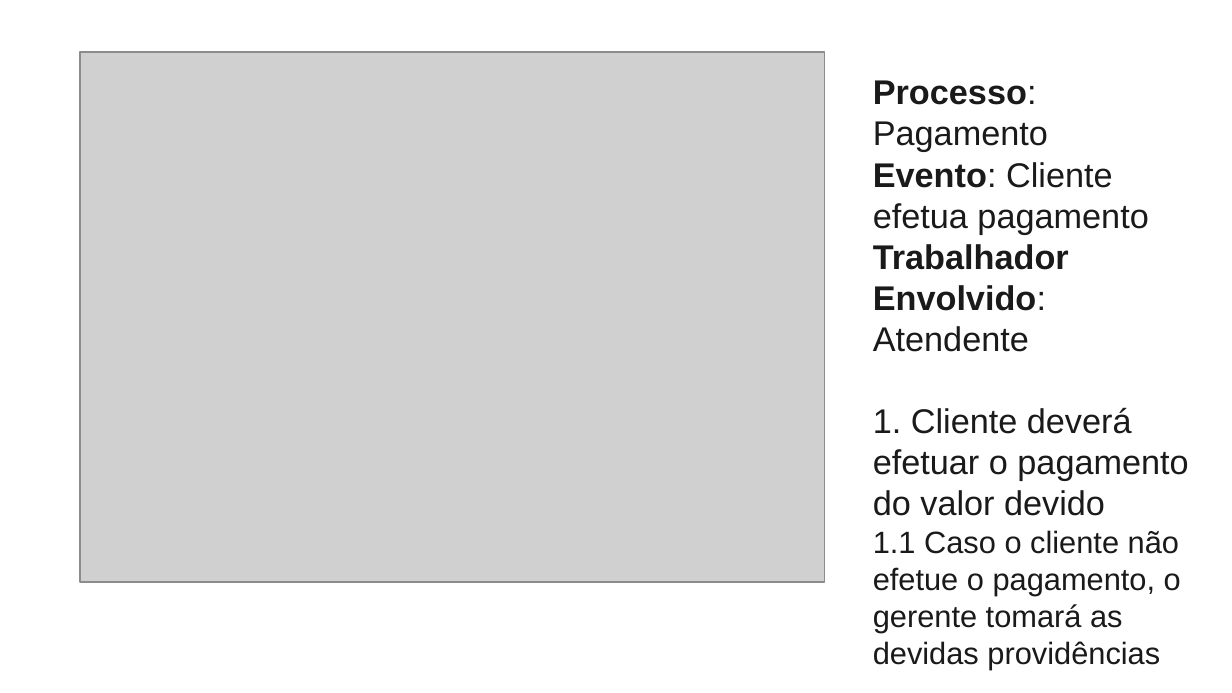
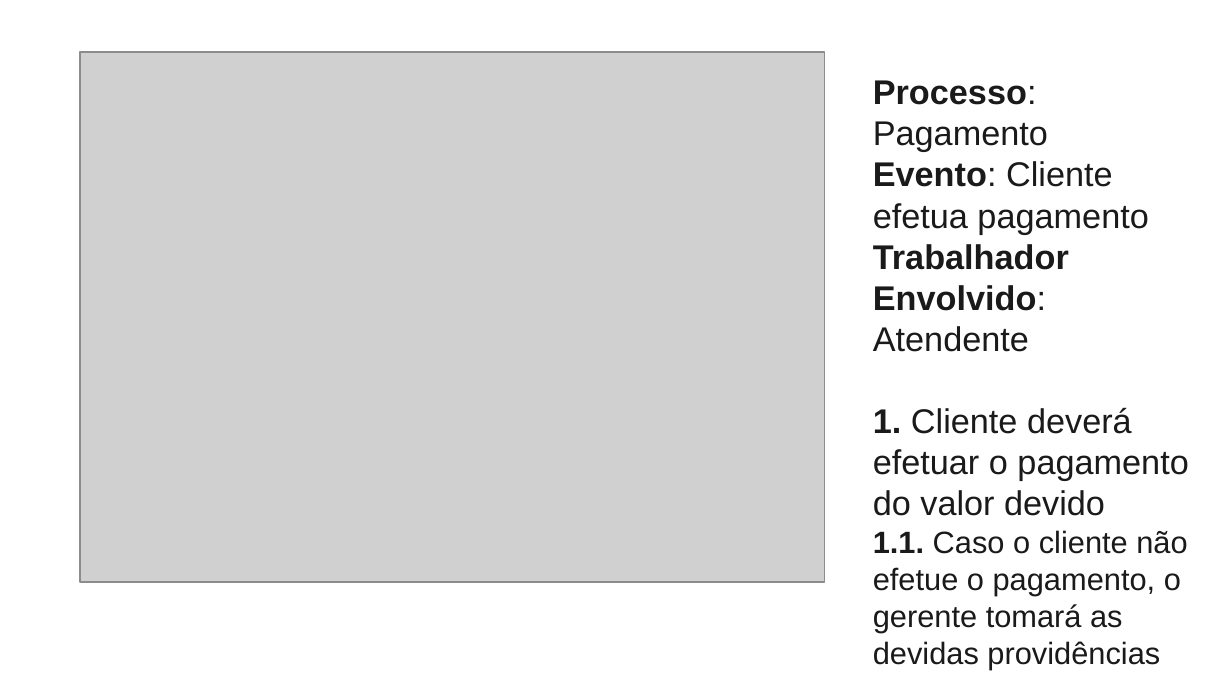
Before and after one commit to sabrinapereira0408/SG2L2, a slide deck: slide 8 of Artefatos/18. Descrição dos Processos de Negócio.pptx. Drawn at 1232x693 pixels with LibreOffice and Linux fonts; fonts in the diff are those of the drawing; grey boxes stand for pictures. Boxes give left, top, right and bottom in pixels: in the first picture for what was removed or moved away, otherwise in the second. Text is boxed around its words. In the diff, an @@ line names an element or a change of style, - is before the commit and + after.

```diff
--- a/Artefatos/18. Descrição dos Processos de Negócio.pptx
+++ b/Artefatos/18. Descrição dos Processos de Negócio.pptx
@@ text at [873,407,1188,516]: bold on in "1." @@
@@ text at [873,530,1187,632]: text changed @@
-1.1 Caso o cliente não efetue o pagamento, o gerente tomará as devidas providências
+1.1. Caso o cliente não efetue o pagamento, o gerente tomará as devidas providências
```
Also in this commit, not shown: 21 other slides changed, 15 other files.
